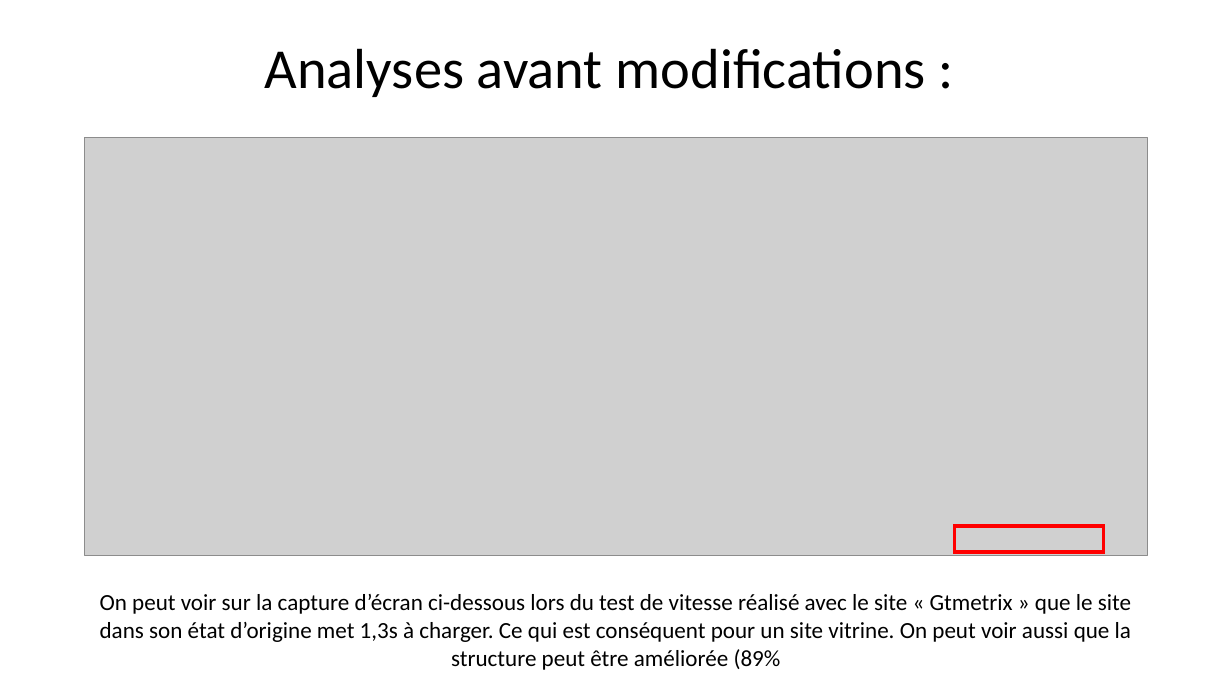
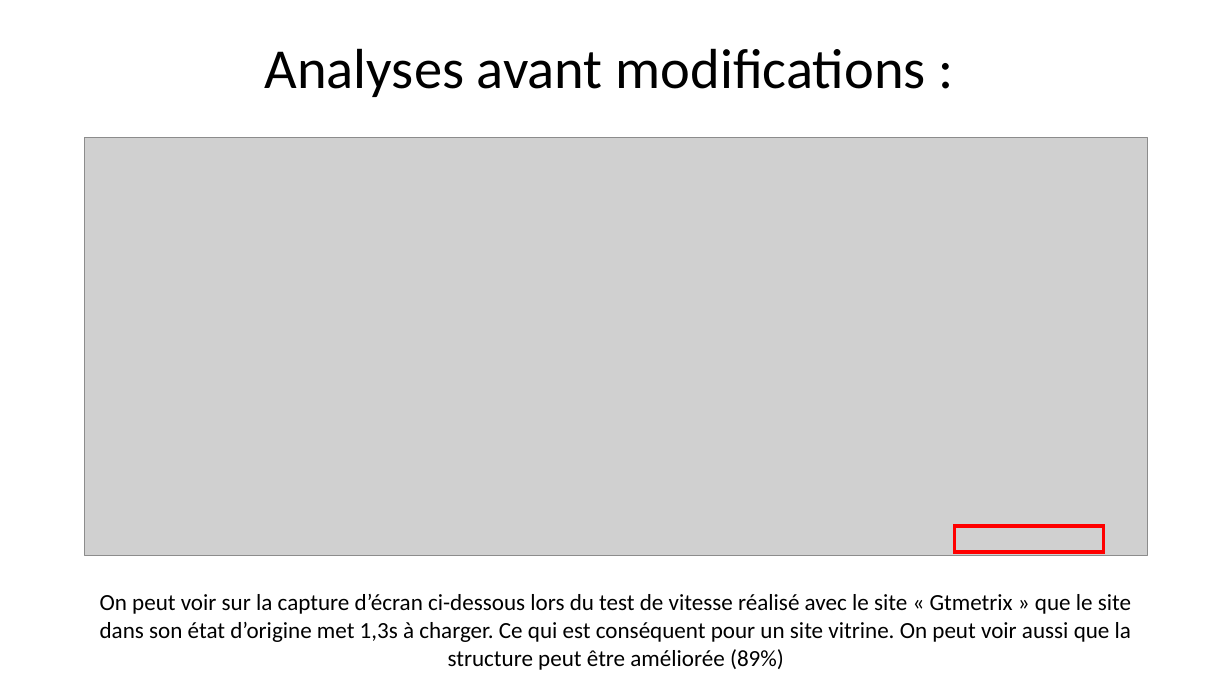
Before and after one commit to Nono-Le-Robot/TP04_Optimisez_un_site_web_existant, a slide deck: slide 3 of Ressources/Soutenance projet 04.pptx. Drawn at 1232x693 pixels with LibreOffice and Linux fonts; fonts in the diff are those of the drawing; grey boxes stand for pictures. Boxes give left, top, right and bottom in pixels: in the first picture for what was removed or moved away, otherwise in the second. Text is boxed around its words. In the diff, an @@ line names an element or a change of style, - is before the commit and + after.

```diff
--- a/Ressources/Soutenance projet 04.pptx
+++ b/Ressources/Soutenance projet 04.pptx
@@ text at (100, 594, 1131, 670): text changed @@
-On peut voir sur la capture d’écran ci-dessous lors du test de vitesse réalisé avec le site « Gtmetrix » que le site dans son état d’origine met 1,3s à charger. Ce qui est conséquent pour un site vitrine. On peut voir aussi que la structure peut être améliorée (89%
+On peut voir sur la capture d’écran ci-dessous lors du test de vitesse réalisé avec le site « Gtmetrix » que le site dans son état d’origine met 1,3s à charger. Ce qui est conséquent pour un site vitrine. On peut voir aussi que la structure peut être améliorée (89%)
```
Also in this commit, not shown: 11 other slides changed, 5 slides added, 7 slides removed, 2 other files.
